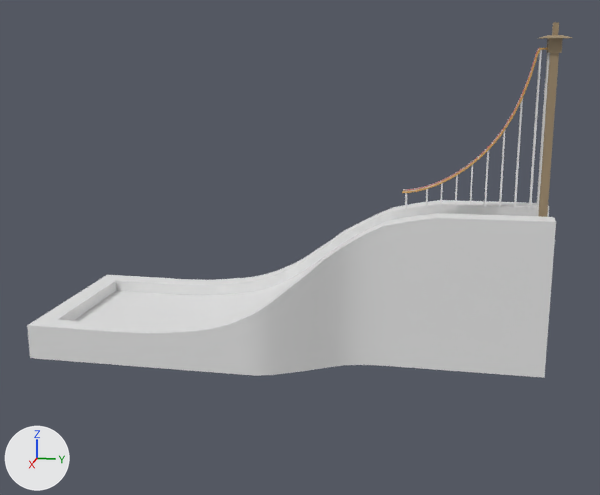
A saved change to the Blender file Assets/_Project/Content/Ramp/ramp.blend.
One viewpoint serves both versions: a 50 mm lens placed at (1043.0, 76.0, 181.0), pointed at (-1.0, -133.0, -80.0). Arrows for +X, +Y and +Z are at lower left; the lights stay in place.

Objects in the first picture: 'landing_ramp', 'ramp_legs', 'start_ramp', 'start_tower'.
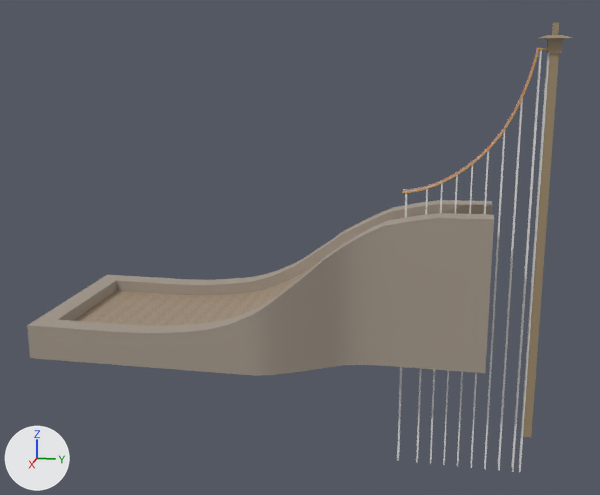
Pixel boxes (x1, y1, x2, y2) of what changed, in the pictures (600 x 495 px; the box of a moved part takes in the faces that stretch with it):
'landing_ramp', recoloured, reshaped (12% narrower)
    before: (27, 200, 556, 378)
    after: (27, 200, 494, 376)
'ramp_legs', reshaped
    before: (405, 50, 550, 218)
    after: (397, 49, 550, 472)
part 1 of me_cube_002, moved or reshaped
    before: (431, 200, 556, 378)
    after: (431, 200, 494, 373)

The change, as a diff of the scene's bpy script:
```diff
--- a/Assets/_Project/Content/Ramp/ramp.blend.py
+++ b/Assets/_Project/Content/Ramp/ramp.blend.py
@@ img_ramp_plywood_png @@
+img_ramp_plywood_png = load_image('ramp_plywood.png', 'Materials/ramp_plywood.png', 512, 512, 'sRGB')
@@ mat_ramp_plywood_png @@
+mat_ramp_plywood_png = principled_material('ramp_plywood.png')
+mat_ramp_plywood_png.texture = img_ramp_plywood_png
@@ me_cube_002 @@
 me_cube_002.from_pydata(...)  # 161 vertices, 126 faces; spans x 0.0..122.0, y -213.0..-20.0, z -181.0..463.0
 # used by ob_landing_ramp; location = (0.0, 0.0, 0.0); rotation_euler = (1.571, 0.0, 0.0), in degrees (90, 0, 0)
 # before: 0 (30.0, -36.0, -181.0), 1 (0.0, -36.0, -181.0), 30 (30.0, -20.0, -181.0) at pixel (553, 216), 45 (59.0, -20.0, -181.0) at pixel (556, 221), 60 (59.0, -213.0, -181.0) at pixel (544, 377)
 # before: 75 (30.0, -213.0, -181.0), 76 (0.0, -213.0, -181.0)
+# me_cube_002 part 1
+for i in [0, 1, 30, 45, 60, 75, 76]: me_cube_002.vertices[i].co += Vector((0.0, 0.0, 70.0))
+me_cube_002.materials.append(mat_ramp_plywood_png)  # picture img_ramp_plywood_png
@@ me_cube @@
 me_cube.from_pydata(...)  # 80 vertices, 50 faces; spans x 5.0..7.0, y -130.0..174.0, z -166.0..-3.0
 # used by ob_ramp_legs; location = (0.0, 0.0, 0.0); rotation_euler = (1.571, 0.0, 0.0), in degrees (90, 0, 0)
+# me_cube part 2: all 40 vertices in x 5.0..7.0, y -130.0, z -166.0..-3.0 are moved by (0.0, -239.0, 0.0)
```
